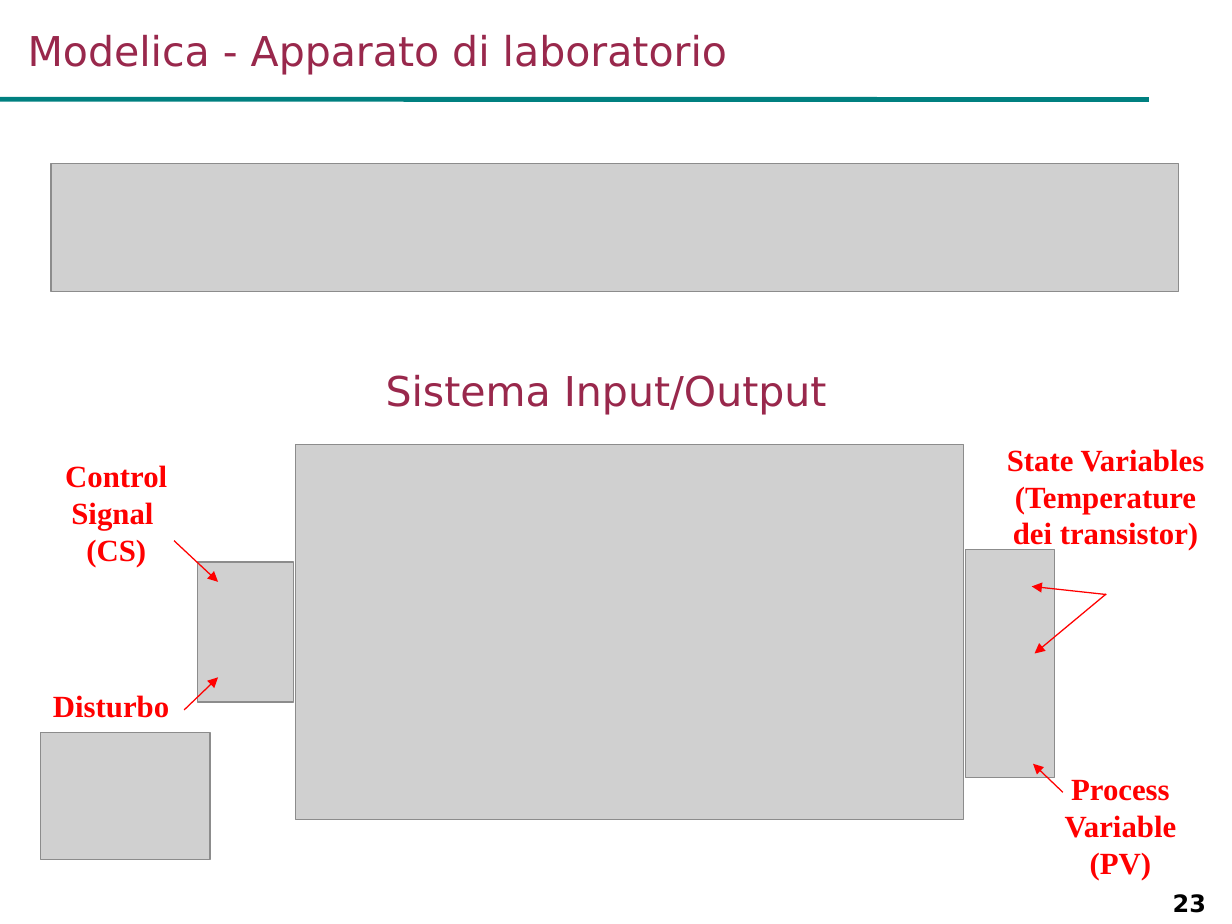
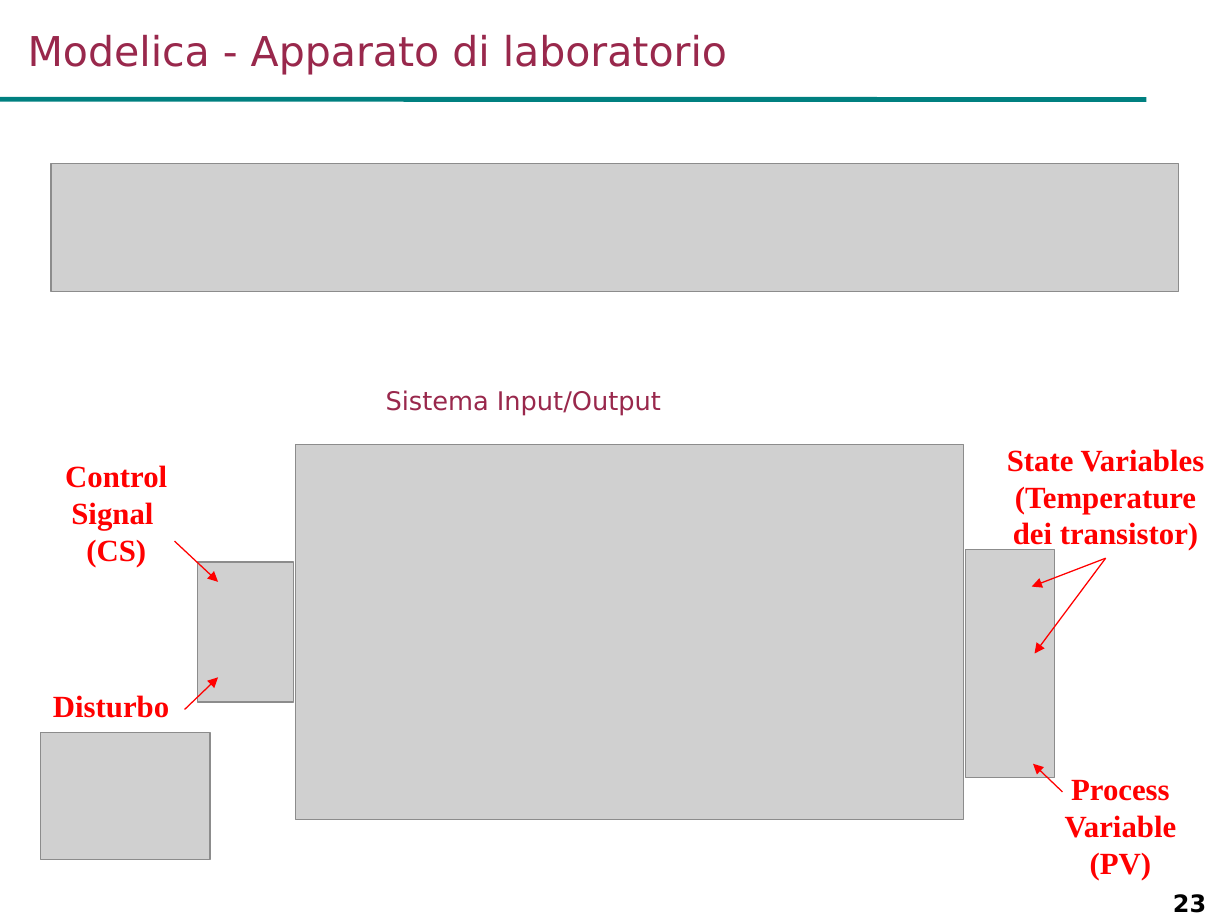
Before and after one commit to looms-polimi/FdA_Lab, a slide deck: slide 23 of FdA_courseware/FdA_Lab1.ppt. Drawn at 1232x924 pixels with LibreOffice and Linux fonts; fonts in the diff are those of the drawing; grey boxes stand for pictures; background and template pictures are left out. Boxes give left, top, right and bottom in pixels: in the first picture for what was removed or moved away, otherwise in the second. Text is boxed around its words. In the diff, an @@ line names an element or a change of style, - is before the commit and + after.

```diff
--- a/FdA_courseware/FdA_Lab1.ppt
+++ b/FdA_courseware/FdA_Lab1.ppt
@@ text "Sistema Input/Output" at (386, 390, 661, 416): size 24 to 15 pt; line spacing 0.89 to 0.69 @@
@@ arrow moved from (1106, 595) - (1031, 586) to (1105, 558) - (1031, 586) @@
@@ arrow moved from (1105, 594) - (1035, 653) to (1105, 558) - (1035, 653) @@
```
Also in this commit, not shown: 16 other slides changed, 1 other file.
